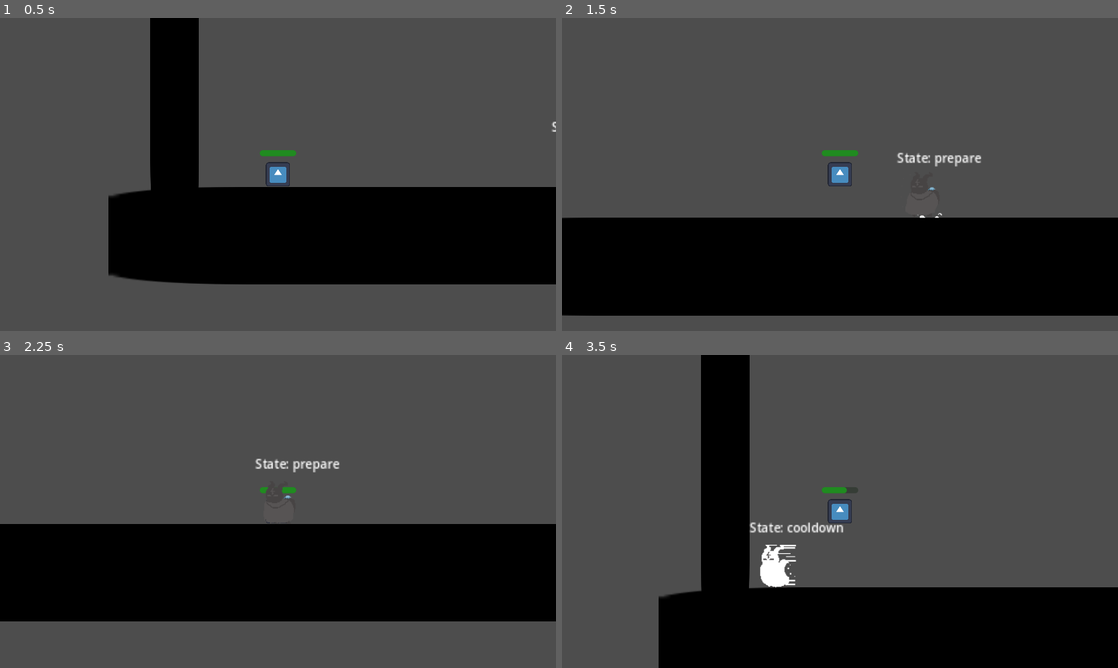
Above: before the commit, frames 1-4 (two rows, left to right).
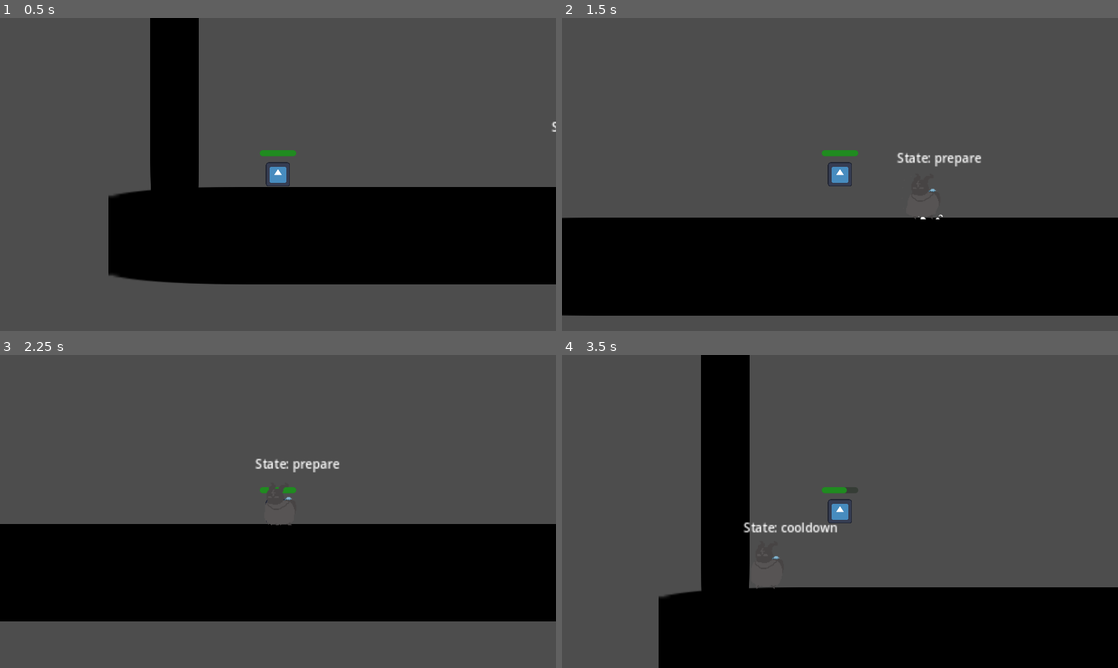
Above: after the commit, the same moments.

Repository: badzianga/subterra-havoc
Game: Godot game, scene res://Scenes/Maps/enemy_test_world.tscn
The game is run twice, just before and just after one commit, with the same random seed, the same clock (stepped at 60 frames per second) and the same inputs. The engine's default icon, where the game draws it, is replaced by a stand-in: a white triangle on a blue panel in a dark square.
Inputs:
- Up to frame 1 (0.5 s): no input
- Up to frame 2 (1.5 s): tap Enter at 0.5 s; hold D (right) from 0.53 s (still down); tap Space (jump) at 0.77 s
- Up to frame 3 (2.25 s): tap Space (jump) at 1.52 s; release D (right) at 2.03 s; hold A (left) from 2.03 s (still down)
- Up to frame 4 (3.5 s): keep holding A (left); tap Space (jump) at 3.02 s

Frame 1 is identical in both runs. In frame 2, less than 0.1% of the frame differs, in the area x 63-69%, y 54-65%; in frame 3, less than 0.1%; in frame 4, 1.0%, in the area x 32-51%, y 53-75%.

Commit message:
Fixed idle animation and added charger sprite flipping

Diff:
--- a/Scenes/Enemies/charger.tscn
+++ b/Scenes/Enemies/charger.tscn
@@ -12,24 +12,7 @@
 [ext_resource type="Texture2D" uid="uid://bkx65tnouhdk1" path="res://Assets/Enemies/Dasher/dasher-Sheet.png" id="10_lyiii"]
 
 [sub_resource type="RectangleShape2D" id="RectangleShape2D_4r4ry"]
-size = Vector2(64, 64)
-
-[sub_resource type="Animation" id="Animation_062fn"]
-resource_name = "Idle"
-length = 0.45
-loop_mode = 2
-tracks/0/type = "value"
-tracks/0/imported = false
-tracks/0/enabled = true
-tracks/0/path = NodePath("Sprite:frame")
-tracks/0/interp = 1
-tracks/0/loop_wrap = true
-tracks/0/keys = {
-"times": PackedFloat32Array(0, 0.2, 0.4),
-"transitions": PackedFloat32Array(1, 1, 1),
-"update": 1,
-"values": [0, 1, 2]
-}
+size = Vector2(48, 64)
 
 [sub_resource type="Animation" id="Animation_5wl0p"]
 length = 0.001
@@ -96,11 +79,28 @@
 "values": [3, 4, 5, 6, 7, 8, 9, 10]
 }
 
+[sub_resource type="Animation" id="Animation_062fn"]
+resource_name = "idle"
+length = 0.45
+loop_mode = 2
+tracks/0/type = "value"
+tracks/0/imported = false
+tracks/0/enabled = true
+tracks/0/path = NodePath("Sprite:frame")
+tracks/0/interp = 1
+tracks/0/loop_wrap = true
+tracks/0/keys = {
+"times": PackedFloat32Array(0, 0.2, 0.4),
+"transitions": PackedFloat32Array(1, 1, 1),
+"update": 1,
+"values": [0, 1, 2]
+}
+
 [sub_resource type="AnimationLibrary" id="AnimationLibrary_dryc3"]
 _data = {
-"Idle": SubResource("Animation_062fn"),
 "RESET": SubResource("Animation_5wl0p"),
 "charge": SubResource("Animation_i7inm"),
+"idle": SubResource("Animation_062fn"),
 "prepare": SubResource("Animation_h2d5g"),
 "walk": SubResource("Animation_ov8cb")
 }
@@ -109,11 +109,16 @@
 radius = 192.0
 
 [sub_resource type="RectangleShape2D" id="RectangleShape2D_qjs17"]
-size = Vector2(64, 64)
+size = Vector2(48, 64)
 
 [node name="Charger" type="CharacterBody2D"]
 collision_layer = 0
 script = ExtResource("1_x30gf")
+
+[node name="Sprite" type="Sprite2D" parent="."]
+position = Vector2(8, 0)
+texture = ExtResource("10_lyiii")
+hframes = 28
 
 [node name="StateLabel" type="Label" parent="."]
 offset_left = -32.0
@@ -137,10 +142,11 @@
 _idle_time_min = 1.0
 _idle_time_max = 3.0
 
-[node name="WanderState" parent="EnemyStateMachine" node_paths=PackedStringArray("_actor", "_animator", "_vision_cast", "_state_label") instance=ExtResource("4_t07wq")]
-_actor = NodePath("../..")
-_animator = NodePath("../../AnimationPlayer")
-_vision_cast = NodePath("../../VisionCast")
+[node name="WanderState" parent="EnemyStateMachine" node_paths=PackedStringArray("_actor", "_animator", "_vision_cast", "_sprite", "_state_label") instance=ExtResource("4_t07wq")]
+_actor = NodePath("../..")
+_animator = NodePath("../../AnimationPlayer")
+_vision_cast = NodePath("../../VisionCast")
+_sprite = NodePath("../../Sprite")
 _state_label = NodePath("../../StateLabel")
 _wander_time_min = 3.0
 _wander_time_max = 5.0
@@ -195,10 +201,5 @@
 collision_layer = 8
 collision_mask = 4
 
-[node name="Sprite" type="Sprite2D" parent="."]
-position = Vector2(7, -2)
-texture = ExtResource("10_lyiii")
-hframes = 28
-
 [connection signal="area_entered" from="DetectionArea" to="." method="_on_detection_area_area_entered"]
 [connection signal="area_exited" from="DetectionArea" to="." method="_on_detection_area_area_exited"]
--- a/Scenes/EnemyStateMachine/wander_state.gd
+++ b/Scenes/EnemyStateMachine/wander_state.gd
@@ -7,6 +7,7 @@
 @export var _actor: Enemy
 @export var _animator: AnimationPlayer
 @export var _vision_cast: RayCast2D
+@export var _sprite: Sprite2D
 @export var _state_label: Label
 @export var _wander_time_min: float
 @export var _wander_time_max: float
@@ -30,6 +31,9 @@
 	if _actor.is_on_wall():
 		_direction *= -1.0
 		_actor.velocity.x = _direction * _speed
+		# TODO: with flip, change sprite position because Max cannot draw centered images
+		_sprite.flip_h = (_direction > 0.0)
+		_sprite.position.x = 8.0 - 16.0 * float(_direction > 0.0)
 	_actor.move_and_slide()
 
 	if not _vision_cast.is_colliding() and _actor.player_in_detection_area:
@@ -49,6 +53,9 @@
 	else:
 		_direction = -1.0
 	_actor.velocity.x = _direction * _speed
+	# TODO: with flip, change sprite position because Max cannot draw centered images
+	_sprite.flip_h = (_direction > 0.0)
+	_sprite.position.x = 8.0 - 16.0 * float(_direction > 0.0)
 
 
 func exit_state() -> void:
